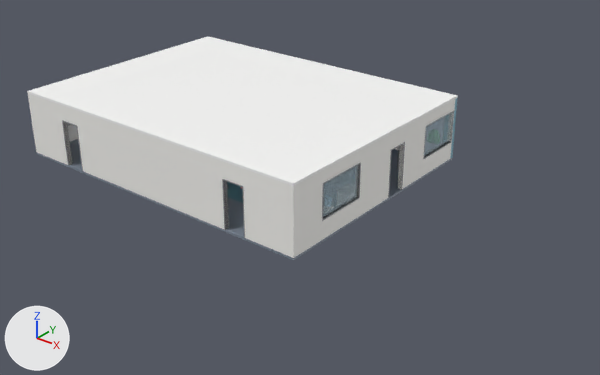
A saved change to the Blender file compose/demo_floor.blend.
The view is the same before and after, from a camera (50 mm lens) standing at (33.04, -20.92, 16.0) and looking at (12.2, 5.13, -0.15). Lighting does not change. The marker at lower left points along +X, +Y and +Z. The older version comes first. Objects named as collision shapes, trigger or cutter boxes, shadow casters or lower levels of detail are left out.

The first picture shows 'T00_Ceiling', 'T00_Floor', 'T00_Frames_E', 'T00_Frames_S', 'T00_Wall_E', 'T00_Wall_S' and 4 more.
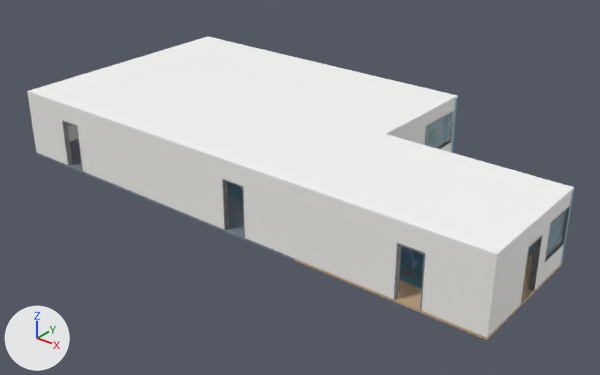
Changed parts and their boxes (x1, y1, x2, y2) in the pictures (600 x 375 px):
'T01_Ceiling', added: after (293, 134, 574, 257)
'T01_Wall_S', added: after (293, 186, 500, 337)
'T01_Wall_E', added: after (490, 192, 572, 334)
'T01_Floor', added: after (294, 254, 562, 340)
'T01_Frames_E', added: after (521, 206, 570, 304)
'T01_Rug', added (cyan): after (399, 247, 424, 288)
'T01_Chair_03', added: after (402, 249, 420, 278)
'T01_Frames_S', added: after (394, 243, 426, 310)
'T01_Wall_N', added: after (528, 190, 574, 264)
'T01_MeetingTable', added (mostly hidden): after (401, 246, 424, 255)
'T00_Frames_E', unchanged, covered by the edit: before (322, 111, 454, 221); after (425, 111, 454, 149)

Edits to the bpy script that builds the scene:
```text
Add ob_t01_wall_s:
    ob_t01_wall_s = bpy.data.objects.new('T01_Wall_S', me_wall_s_001)  # 72 vertices, 36 faces; spans x 0.0..8.0, y 0.0..0.2, z 0.0..3.0; in mat_wall_001 (white #f7f6f2)
    ob_t01_wall_s.location = (16.0, 0.0, 0.0)
Add ob_t01_wall_n:
    ob_t01_wall_n = bpy.data.objects.new('T01_Wall_N', me_wall_n_001)  # 24 vertices, 12 faces; spans x 0.0..8.0, y 5.8..6.0, z 0.0..3.0; in mat_wall_accent_001 (cyan #6fa6b8)
    ob_t01_wall_n.location = (16.0, 0.0, 0.0)
Add ob_t01_wall_e:
    ob_t01_wall_e = bpy.data.objects.new('T01_Wall_E', me_wall_e_001)  # 120 vertices, 60 faces; spans x 7.8..8.0, y 0.2..5.8, z 0.0..3.0; in mat_wall_001 (white #f7f6f2)
    ob_t01_wall_e.location = (16.0, 0.0, 0.0)
Add ob_t01_rug:
    ob_t01_rug = bpy.data.objects.new('T01_Rug', me_rug_004)  # 24 vertices, 12 faces; spans x -2.8..2.8, y -1.7..1.7, z 0.0..0.01; in mat_rug_blue_001 (cyan #598e9e)
    ob_t01_rug.location = (20.0, 2.9, 0.0)
Add ob_t01_meetingtable:
    ob_t01_meetingtable = bpy.data.objects.new('T01_MeetingTable', me_meetingtable)  # 120 vertices, 60 faces; spans x -2.1..2.1, y -0.7..0.7, z 0.0..0.74; in mat_wood_light_001 (beige #ddc4a2), mat_metal_dark_001 (grey #76797c)
    ob_t01_meetingtable.location = (20.0, 2.9, 0.0)
Add ob_t01_frames_s:
    ob_t01_frames_s = bpy.data.objects.new('T01_Frames_S', me_frames_s_001)  # 72 vertices, 36 faces; spans x 4.45..5.55, y -0.01..0.21, z 0.0..2.25; in mat_frame_001 (grey #898b90)
    ob_t01_frames_s.location = (16.0, 0.0, 0.0)
Add ob_t01_frames_e:
    ob_t01_frames_e = bpy.data.objects.new('T01_Frames_E', me_frames_e_001)  # 192 vertices, 96 faces; spans x 7.79..8.01, y 2.45..5.85, z 0.0..2.45; in mat_frame_001 (grey #898b90), mat_glass_001 (blue #cbe7f3)
    ob_t01_frames_e.location = (16.0, 0.0, 0.0)
Add ob_t01_floor:
    ob_t01_floor = bpy.data.objects.new('T01_Floor', me_floor_001)  # 24 vertices, 12 faces; spans x 0.0..8.0, y 0.0..6.0, z -0.1..0.0; in mat_floor_wood (beige #c4a681)
    ob_t01_floor.location = (16.0, 0.0, 0.0)
Add ob_t01_chair_03:
    ob_t01_chair_03 = bpy.data.objects.new('T01_Chair_03', me_chair_03_001)  # 174 vertices, 92 faces; spans x -0.285..0.285, y -0.243..0.3, z 0.015..1.03; in mat_metal_dark_001 (grey #76797c), mat_chair_seat_001 (blue #617c99)
    ob_t01_chair_03.location = (20.0, 1.75, 0.0)
Add ob_t01_ceiling:
    ob_t01_ceiling = bpy.data.objects.new('T01_Ceiling', me_ceiling_001)  # 24 vertices, 12 faces; spans x 0.0..8.0, y 0.0..6.0, z 3.0..3.1; in mat_ceiling_001 (white #fafaf9)
    ob_t01_ceiling.location = (16.0, 0.0, 0.0)
```
